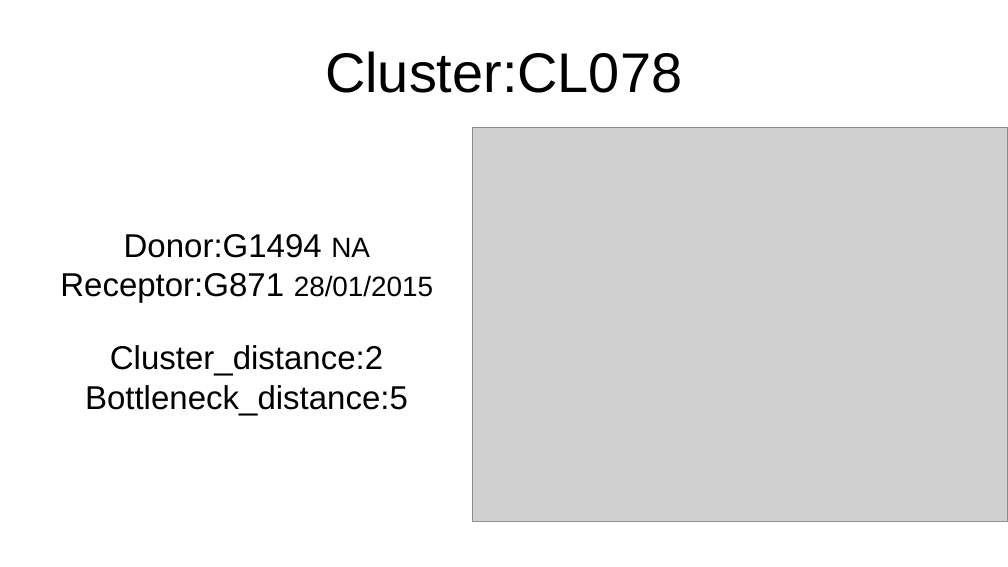
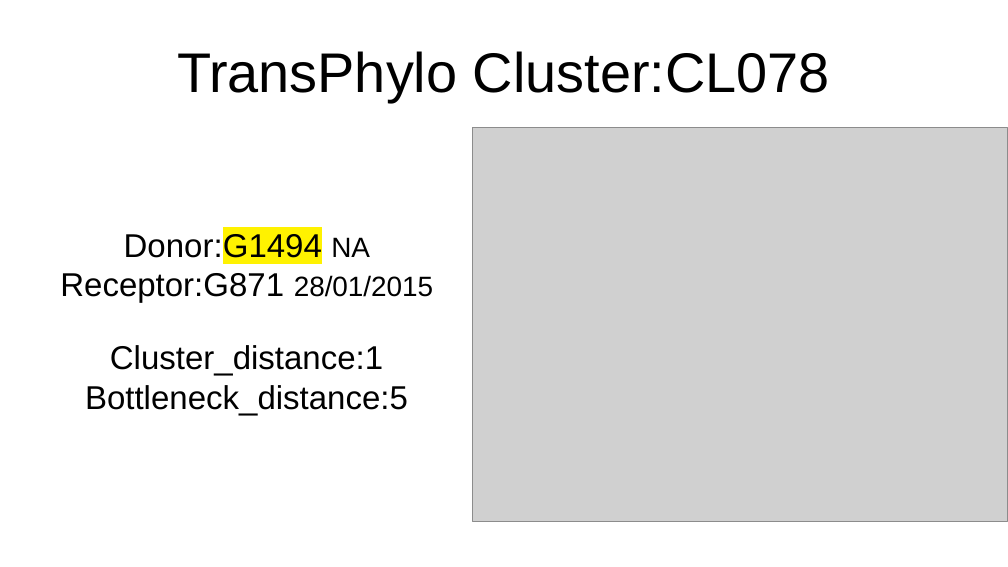
Before and after one commit to TBmex/agit_Bottleneck, a slide deck: slide 41 of Resumen.odp. Drawn at 1008x567 pixels with LibreOffice and Linux fonts; fonts in the diff are those of the drawing; grey boxes stand for pictures. Boxes give left, top, right and bottom in pixels: in the first picture for what was removed or moved away, otherwise in the second. Text is boxed around its words. In the diff, an @@ line names an element or a change of style, - is before the commit and + after.

```diff
--- a/Resumen.odp
+++ b/Resumen.odp
@@ title at <box>177,51,830,102</box>: text changed @@
-Cluster:CL078
+TransPhylo Cluster:CL078
@@ text at <box>124,230,370,263</box>: highlight none to #FFF200 in "Donor:G1494" @@
@@ text at <box>110,345,383,376</box>: text changed @@
-Cluster_distance:2
+Cluster_distance:1
```
Also in this commit, not shown: 15 other slides changed, 1 other file.
